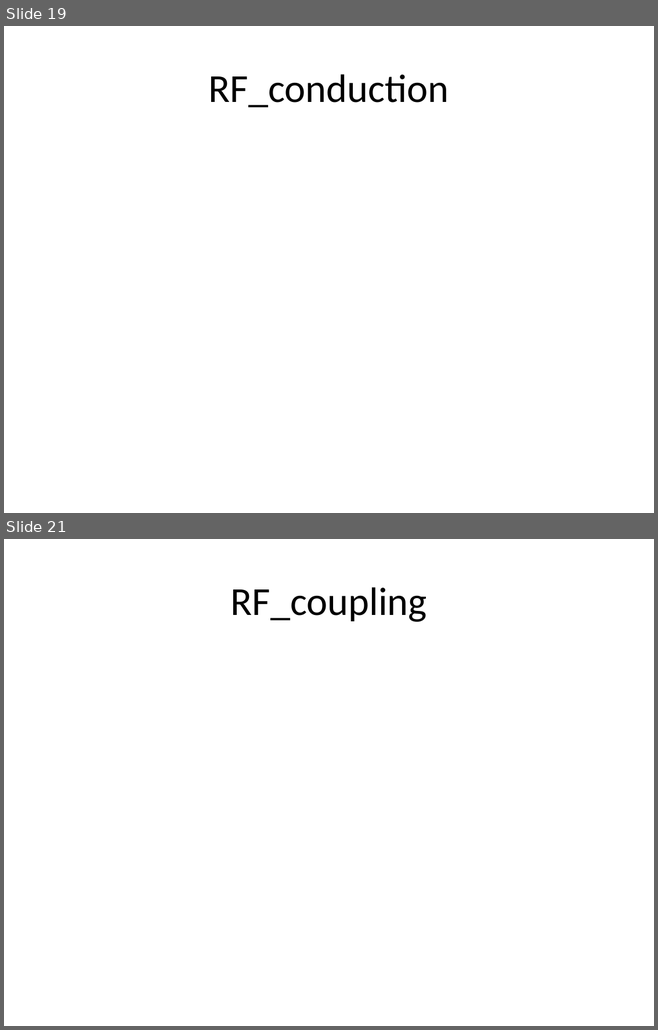
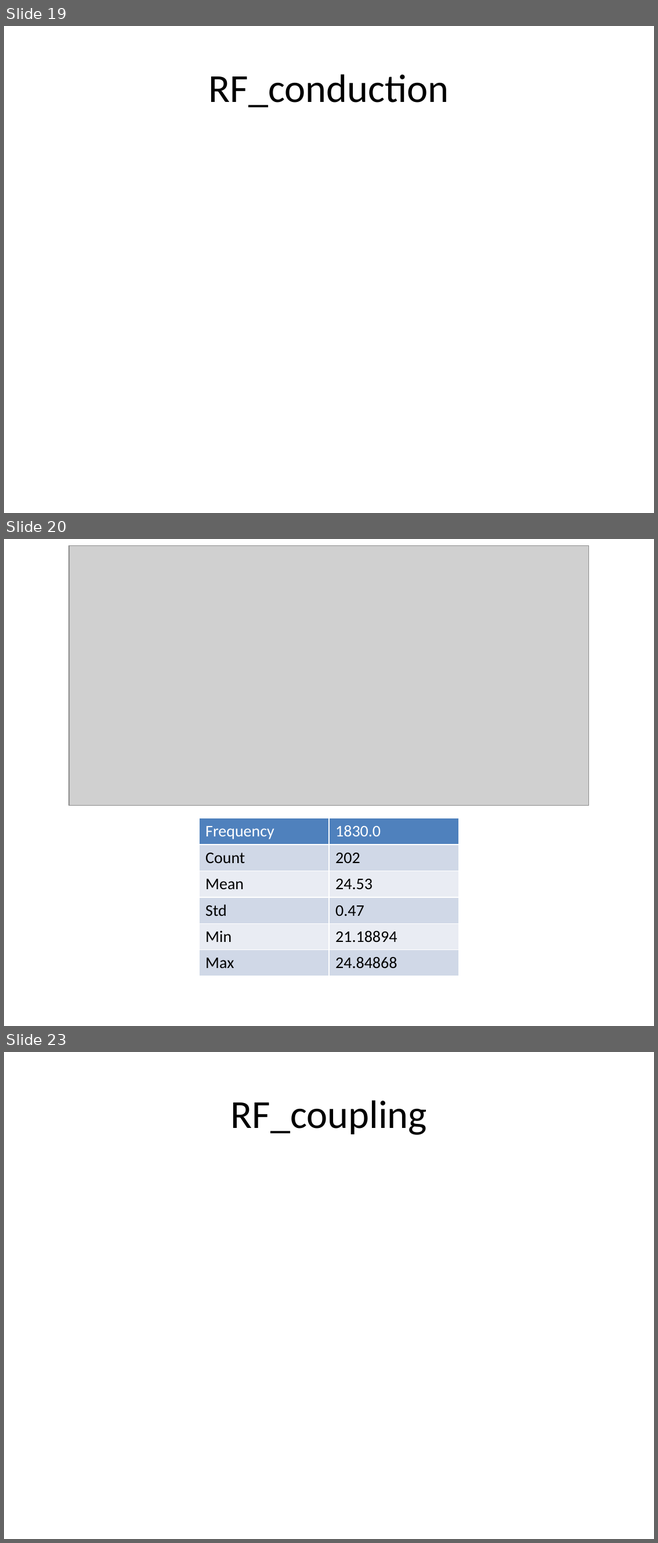
Before and after one commit to KTL1216/Tag-n-trac, a slide deck: QDM065 Test Log/charts.pptx. Shown one above the other, each under a label of ours: slides 19 and 21 before the commit, slides 19, 20 and 23 after it; the slides between them are not shown. The pictures are 658x1030 and 658x1543 pixels, drawn with LibreOffice and Linux fonts; fonts in the diff are those of the drawing; grey boxes stand for pictures. Boxes give left, top, right and bottom in pixels: in the first picture for what was removed or moved away, otherwise in the second. Text is boxed around its words. In the diff, an @@ line names an element or a change of style, - is before the commit and + after.

Commit message:
fixing errors on voltage and frequency readings

```diff
--- a/QDM065 Test Log/charts.pptx
+++ b/QDM065 Test Log/charts.pptx
@@ slide 20 added at [4,539,654,1026], background #FFFFFF @@
@@ picture added at [69,545,589,805] @@
@@ table added at [199,819,459,971], 6 rows, 2 columns @@
+Frequency | 1830.0
+Count | 202
+Mean | 24.53
+Std | 0.47
+Min | 21.18894
+Max | 24.84868
@@ what was slide 21 is now slide 23 @@
```
Also in this commit, not shown: 3 slides changed, 3 other slides added, 11 other files.
